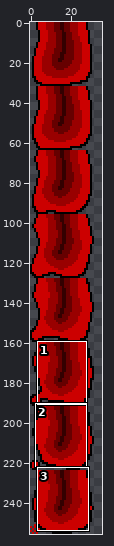
Edited in one commit: sprite sheet (art/animation.png). Above: a wide view before the commit, with the close-up outlined.
Close-up. Old version:
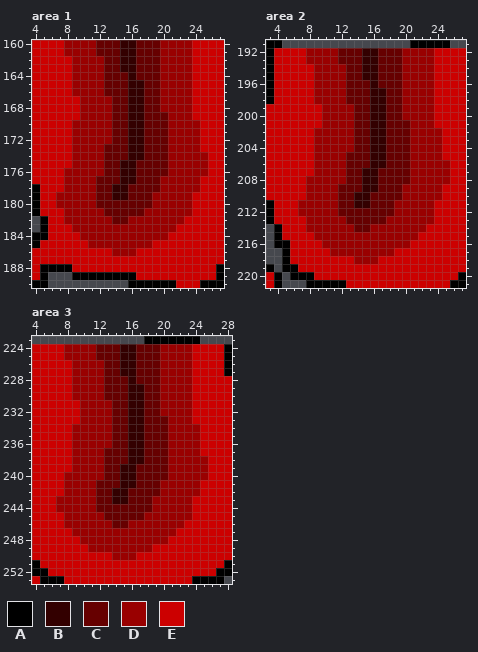
The file is 256x256 pixels. Shown: area 1: x 4..27, y 160..190; area 2: x 3..27, y 191..221; area 3: x 4..28, y 223..253. The wide view leaves out empty margins.
Palette (. is transparent): A #000000  B #330000  C #660000  D #990000  E #cc0000
Pixels before, area 1, first column x 4:
160 EEEEDDDDCCCBBCCCDDDDEEEE
161 EEEEDDDDCCCBBCCCDDDDEEEE
162 EEEEEDDDDCCBBCCCDDDDEEEE
163 EEEEEDDDDCCBBCCCDDDDEEEE
164 EEEEEDDDDCCCBCCCDDDDEEEE
165 EEEEEDDDDCCCBBCCDDDDEEEE
166 EEEEEDDDDCCCBBCCDDDDEEEE
167 EEEEEEDDDDCCBBCCDDDDEEEE
168 EEEEEEDDDDCCBBCCDDDDEEEE
169 EEEEEEDDDDCCBBCCCDDDEEEE
170 EEEEEDDDDDCCBBCCCDDDDEEE
171 EEEEEDDDDDCCBBCCCDDDDEEE
172 EEEEEDDDDDCCBBCCCDDDDEEE
173 EEEEEDDDDCCCBBCCCDDDDEEE
174 EEEEEDDDDCCCBBCCCDDDDDEE
175 EEEEEDDDDCCBBCCCCDDDDDEE
176 EEEEDDDDDCCBBCCCCDDDDDEE
177 EEEEDDDDCCCBBCCCDDDDDEEE
178 AEEEDDDDCCBBCCCCDDDDDEEE
179 AEEDDDDDCCBBCCCDDDDDEEEE
180 AEEDDDDDCCCCCCCDDDDDEEEE
181 AEEEDDDDDCCCCCDDDDDDEEEE
182 .AEEDDDDDDCCDDDDDDDEEEEE
183 .AEEEDDDDDDDDDDDDDEEEEEE
184 AAEEEEDDDDDDDDDDDEEEEEEE
185 AEEEEEEDDDDDDDDEEEEEEEEE
186 EEEEEEEEEEDDDEEEEEEEEEEE
187 EEEEEEEEEEEEEEEEEEEEEEEE
188 EAAAAEEEEEEEEEEEEEEEEEEA
189 EA...AAAAAAAAEEEEEEEEEEA
190 AA..........AAAAAAEEEAAA
Pixels before, area 2, first column x 3:
191 AA................AAAAA..
192 AEEEEDDDDCCCBBCCCDDDDEEEE
193 AEEEEDDDDCCCBBCCCDDDDEEEE
194 AEEEEEDDDDCCBBCCCDDDDEEEE
195 AEEEEEDDDDCCBBCCCDDDDEEEE
196 AEEEEEDDDDCCCBCCCDDDDEEEE
197 AEEEEEDDDDCCCBBCCDDDDEEEE
198 AEEEEEDDDDCCCBBCCDDDDEEEE
199 EEEEEEEDDDDCCBBCCDDDDEEEE
200 EEEEEEEDDDDCCBBCCDDDDEEEE
201 EEEEEEEDDDDCCBBCCCDDDEEEE
202 EEEEEEDDDDDCCBBCCCDDDDEEE
203 EEEEEEDDDDDCCBBCCCDDDDEEE
204 EEEEEEDDDDDCCBBCCCDDDDEEE
205 EEEEEEDDDDCCCBBCCCDDDDEEE
206 EEEEEEDDDDCCCBBCCCDDDDDEE
207 EEEEEEDDDDCCBBCCCCDDDDDEE
208 EEEEEDDDDDCCBBCCCCDDDDDEE
209 EEEEEDDDDCCCBBCCCDDDDDEEE
210 EEEEEDDDDCCBBCCCCDDDDDEEE
211 AEEEDDDDDCCBBCCCDDDDDEEEE
212 AEEEDDDDDCCCCCCCDDDDDEEEE
213 AEEEEDDDDDCCCCCDDDDDDEEEE
214 .AEEEDDDDDDCCDDDDDDDEEEEE
215 .AEEEEDDDDDDDDDDDDDEEEEEE
216 .AAEEEEDDDDDDDDDDDEEEEEEE
217 ..AEEEEEDDDDDDDDEEEEEEEEE
218 ..AEEEEEEEEDDDEEEEEEEEEEE
219 A.AAEEEEEEEEEEEEEEEEEEEEE
220 EA.AAAEEEEEEEEEEEEEEEEEEA
221 EA...AAAAAEEEEEEEEEEEEEAA
Pixels before, area 3, first column x 4:
223 ..............AAAAAAA....
224 EEEEDDDDCCCBBCCCDDDDEEEEA
225 EEEEDDDDCCCBBCCCDDDDEEEEA
226 EEEEEDDDDCCBBCCCDDDDEEEEA
227 EEEEEDDDDCCBBCCCDDDDEEEEA
228 EEEEEDDDDCCCBCCCDDDDEEEEE
229 EEEEEDDDDCCCBBCCDDDDEEEEE
230 EEEEEDDDDCCCBBCCDDDDEEEEE
231 EEEEEEDDDDCCBBCCDDDDEEEEE
232 EEEEEEDDDDCCBBCCDDDDEEEEE
233 EEEEEEDDDDCCBBCCCDDDEEEEE
234 EEEEEDDDDDCCBBCCCDDDDEEEE
235 EEEEEDDDDDCCBBCCCDDDDEEEE
236 EEEEEDDDDDCCBBCCCDDDDEEEE
237 EEEEEDDDDCCCBBCCCDDDDEEEE
238 EEEEEDDDDCCCBBCCCDDDDDEEE
239 EEEEEDDDDCCBBCCCCDDDDDEEE
240 EEEEDDDDDCCBBCCCCDDDDDEEE
241 EEEEDDDDCCCBBCCCDDDDDEEEE
242 EEEEDDDDCCBBCCCCDDDDDEEEE
243 EEEDDDDDCCBBCCCDDDDDEEEEE
244 EEEDDDDDCCCCCCCDDDDDEEEEE
245 EEEEDDDDDCCCCCDDDDDDEEEEE
246 EEEEDDDDDDCCDDDDDDDEEEEEE
247 EEEEEDDDDDDDDDDDDDEEEEEEE
248 EEEEEEDDDDDDDDDDDEEEEEEEE
249 EEEEEEEDDDDDDDDEEEEEEEEEE
250 EEEEEEEEEEDDDEEEEEEEEEEEE
251 AEEEEEEEEEEEEEEEEEEEEEEEA
252 AAEEEEEEEEEEEEEEEEEEEEEAA
253 EAAAEEEEEEEEEEEEEEEEAAAA.
Once edited:
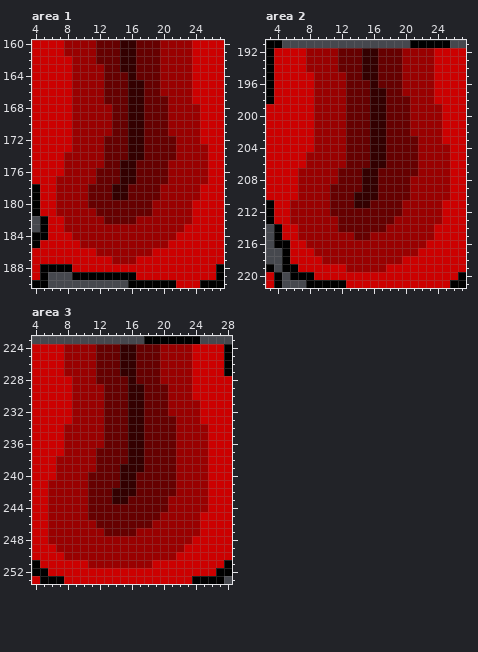
The commit says: 1st animated tile
Difference:
Area 1:
Colour D becomes colour C in row 162 at x 12; in row 167 at x 13 and 20; in row 168 at x 20; in row 172 at x 13 and 21; in rows 173 to 174 at x 21; in row 176 at x 12.
Colour D becomes colour C in row 177 at x 20; in row 178 at x 11; in row 179 at x 11 and 19; in row 180 at x 11; in row 181 at x 12 and 18; in row 182 at x 13 and 16.
Colour E becomes colour D in row 167 at x 9; in rows 168 to 169 at x 9 and 24; in row 173 at x 25; in rows 174 to 175 at x 8; in row 177 at x 7 and 25; in row 178 at x 7.
Colour E becomes colour D in row 179 at x 24; in row 181 at x 7; in row 182 at x 23; in row 183 at x 8 and 22; in row 184 at x 9 and 21; in row 185 at x 10 and 19 to 20.
Colour E becomes colour D in row 186 at x 12 to 13 and 17 to 18; in row 187 at x 14 to 16.
Area 2:
Colour C becomes colour B in row 210 at x 16.
Colour D becomes colour C in row 194 at x 12; in row 198 at x 20; in rows 199 to 200 at x 13 and 20; in rows 201 to 202 at x 13; in rows 203 to 204 at x 13 and 21; in rows 205 to 206 at x 21.
Colour D becomes colour C in row 207 at x 12 and 21; in row 208 at x 12; in rows 209 to 210 at x 11 and 20; in rows 211 to 212 at x 11 and 19; in row 213 at x 12 and 18; in row 214 at x 12 to 13 and 16 to 17.
Colour D becomes colour C in row 215 at x 14 to 15.
Colour E becomes colour D in row 194 at x 8; in rows 199 to 201 at x 9 and 24; in row 204 at x 25; in row 205 at x 8 and 25; in row 206 at x 8; in row 207 at x 7 to 8.
Colour E becomes colour D in row 208 at x 7; in rows 209 to 210 at x 7 and 25; in rows 211 to 212 at x 6 and 24; in row 213 at x 6 to 7 and 24; in row 214 at x 7 and 23; in row 215 at x 7 to 8 and 22 to 23.
Colour E becomes colour D in row 216 at x 8 to 9 and 21 to 22; in row 217 at x 9 to 10 and 19 to 21; in row 218 at x 10 to 13 and 17 to 19; in row 219 at x 13 to 17.
Area 3:
Colour C becomes colour B in row 239 at x 17; in row 242 at x 16.
Colour D becomes colour C in rows 226 to 228 at x 12; in rows 229 to 230 at x 20; in rows 231 to 232 at x 13 and 20; in rows 233 to 236 at x 13 and 21; in rows 237 to 239 at x 12 and 21; in row 240 at x 11 to 12 and 21.
Colour D becomes colour C in rows 241 to 242 at x 11 and 20 to 21; in rows 243 to 244 at x 11 and 19 to 20; in row 245 at x 11 to 12 and 18 to 19; in row 246 at x 12 to 13 and 16 to 18; in row 247 at x 13 to 16.
Colour E becomes colour D in rows 226 to 227 at x 8; in rows 231 to 233 at x 9 and 24; in rows 234 to 237 at x 8 and 25; in rows 238 to 239 at x 7 to 8; in row 240 at x 7; in rows 241 to 242 at x 6 to 7 and 25.
Colour E becomes colour D in rows 243 to 244 at x 6 and 24 to 25; in row 245 at x 6 to 7 and 24; in row 246 at x 6 to 7 and 23 to 24; in row 247 at x 6 to 8 and 22 to 24; in row 248 at x 6 to 9 and 21 to 23; in row 249 at x 7 to 10 and 19 to 22.
Colour E becomes colour D in row 250 at x 8 to 13 and 17 to 21; in row 251 at x 11 to 18.
Where, in picture pixels (left, top, right, bottom), the same in both close-ups:
changed: (96, 56, 104, 64)
changed: (56, 96, 208, 264)
changed: (290, 64, 450, 272)
changed: (48, 360, 208, 568)
